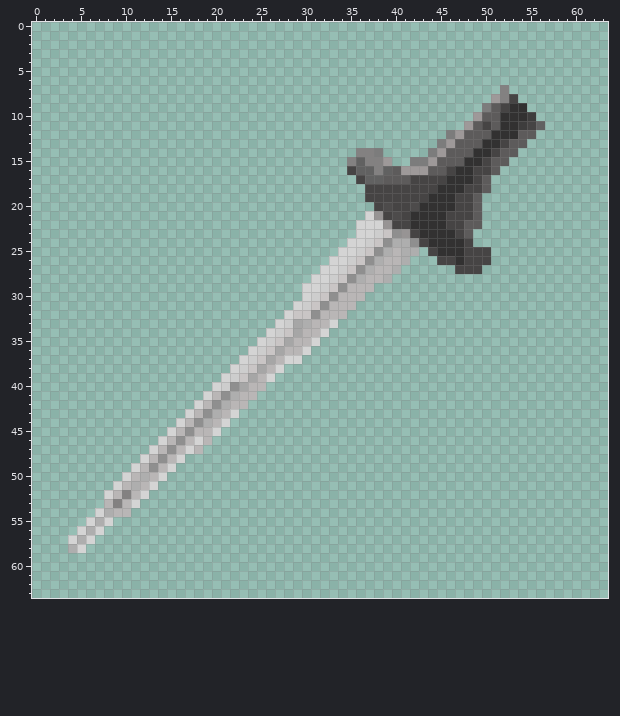
File history of a pixel-art file, chartlet/Lancet.ase. The picture above was drawn from the file before the commit.
64x64 pixels, 1 frame. Colours within 5 levels of each other are drawn and written as one.
After:
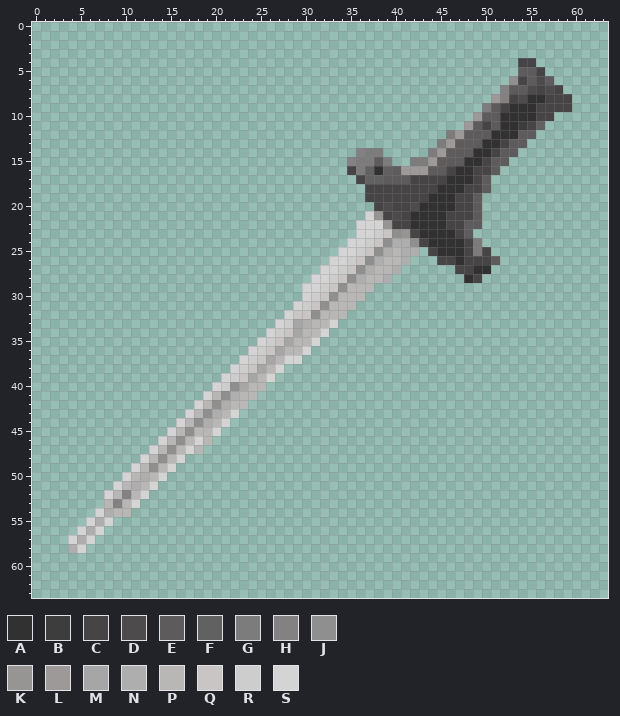
Palette (. is transparent): A #323131  B #3e3d3d  C #464444  D #4d4b4b  E #5d5b5b  F #616161  G #7c7c7c  H #838181  J #8f8f8f  K #979494  L #9e9999  M #a6a6a6  N #aeaeae  P #b9b6b6  Q #c9c5c5  R #cdcdcd  S #d4d4d4
What changed:
@@ x 51..61 @@
  3 ...........
- 4 ...........
- 5 ...........
- 6 ...........
- 7 .H.........
- 8 LHC........
- 9 ECAA.......
-10 EAAAB......
+ 4 ...CC......
+ 5 ...EEC.....
+ 6 ..JCEDE....
+ 7 .HEEDCDC...
+ 8 LHCDAACCC..
+ 9 ECAAACCCC..
+10 EAAAACC....
 11 EAABCF.....
@@ x 34..41 @@
 13 ........
-14 ..HHG...
-15 .HFHHL..
-16 .CFFHFEL
+14 ..HGG...
+15 .HGGEG..
+16 .CGFAFEL
 17 ..CFFEEE
@@ x 46..53 @@
 23 ACE.....
-24 AAC.....
-25 AACCC...
-26 CACCC...
-27 .CCC....
-28 ........
+24 AACG....
+25 AACGC...
+26 CACCCE..
+27 .CCAA...
+28 ..AC....
 29 ........
Boxes around the changes in both pictures, in picture pixels (x1, y1, x2, y2):
changed: (509, 58, 572, 121)
changed: (356, 148, 392, 175)
changed: (464, 238, 500, 283)
